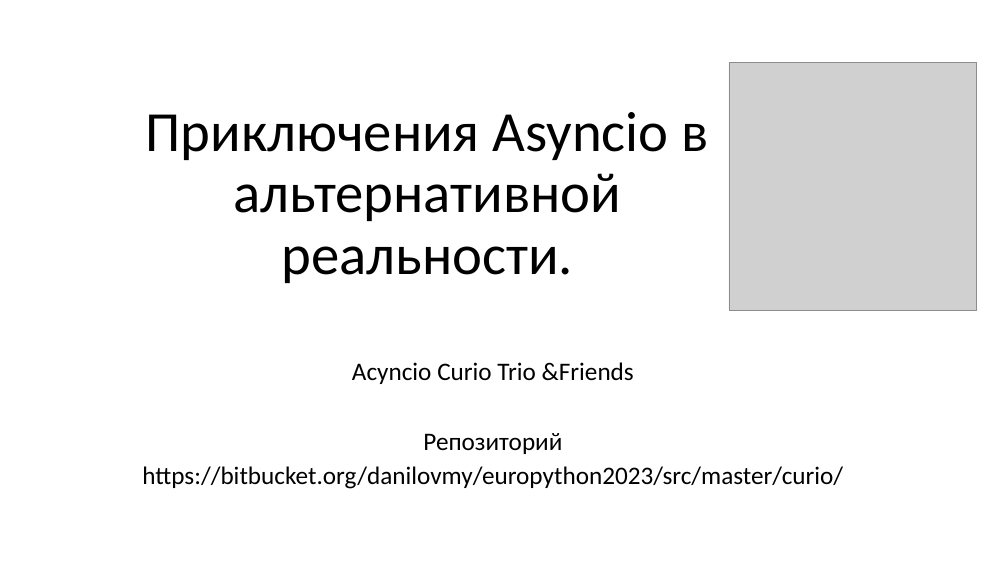
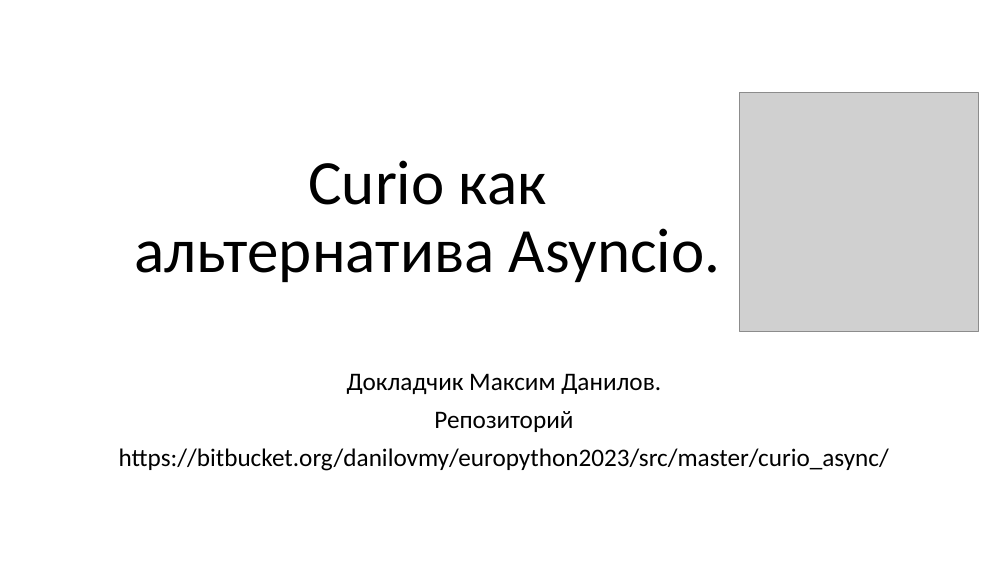
Before and after one commit to dhruba13/Django-Admin-Tricks, a slide deck: slide 17 of curio_async/docs/Asyncio_in_alternative_reality.pptx (slide 1 before the commit). Drawn at 1008x567 pixels with LibreOffice and Linux fonts; fonts in the diff are those of the drawing; grey boxes stand for pictures. Boxes give left, top, right and bottom in pixels: in the first picture for what was removed or moved away, otherwise in the second. Text is boxed around its words. In the diff, an @@ line names an element or a change of style, - is before the commit and + after.

```diff
--- a/curio_async/docs/Asyncio_in_alternative_reality.pptx
+++ b/curio_async/docs/Asyncio_in_alternative_reality.pptx
@@ picture: place and size @@
-picture at [729, 63, 977, 311]
+picture at [740, 93, 979, 332]
@@ title at [134, 160, 721, 282]: text changed; size 54 to 60 pt @@
-Приключения Asyncio в альтернативной реальности.
+Curio как альтернатива Asyncio.
@@ subtitle "Докладчик Максим Данилов.": place and size @@
-subtitle "Докладчик Максим Данилов." at [142, 362, 843, 489]
+subtitle "Докладчик Максим Данилов." at [119, 373, 889, 471]
@@ subtitle at [347, 373, 661, 394]: text changed @@
-Acyncio Curio Trio &Friends
+Докладчик Максим Данилов.
@@ subtitle at [434, 411, 573, 432]: line spacing 0.8 to 0.9 @@
@@ subtitle at [119, 448, 889, 471]: text changed @@
-https://bitbucket.org/danilovmy/europython2023/src/master/curio/
+https://bitbucket.org/danilovmy/europython2023/src/master/curio_async/
```
Also in this commit, not shown: 1 other slide changed, 3 slides added, 6 other files.
